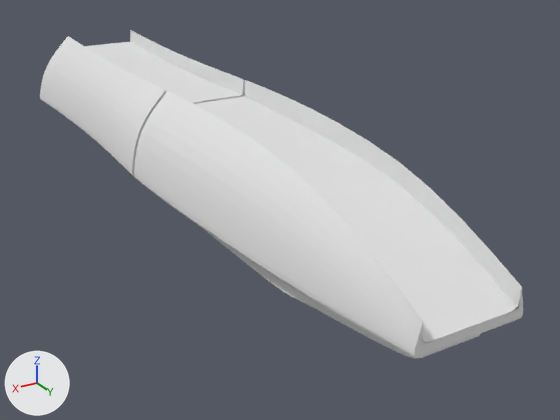
An edit to the Blender file BlenderFiles/RightHand/BrunelRightFinger.blend, drawn before and after from the same camera.
The view is the same before and after, from a 50 mm lens placed at (38.7, 121.7, 32.5), pointed at (-5.3, 48.3, -4.2). Arrows for +X, +Y and +Z are at lower left; the lights stay in place.

Names of what the first picture shows: 'Finger top cover distal', 'Finger top cover proximal'.
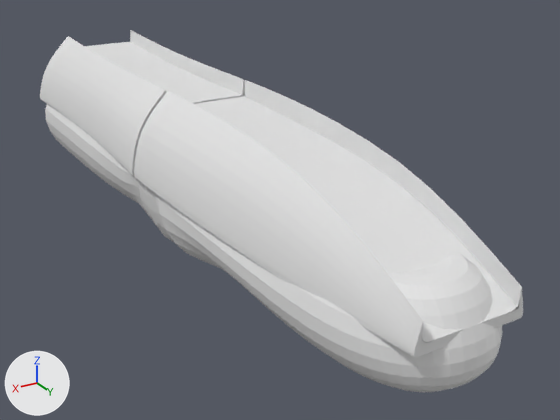
Commit message: Added Silicone cover

The change, as a list of edits to the scene's bpy script:
```text
Add me_silicone_cover:
    me_silicone_cover.from_pydata(...)  # 93 vertices, 73 faces; spans x 0.0..9.2, y 0.0..82.3, z -9.5..1.8
Add ob_silicone_cover:
    ob_silicone_cover = bpy.data.objects.new('Silicone cover', me_silicone_cover)
    ob_silicone_cover.location = (0.0, 2.0, 0.0)
    _vg = ob_silicone_cover.vertex_groups.new(name='Group')
    _vg.add([6, 13, 22, 24, 25, 26, 30, 31, 39, 41, 48, 52, 54, 58, 59, 60, 61, 62, 63, 64, 65, 66, 67, 68, 69, 70, 71, 72, 73, 74, 75, 76, 77, 78, 79, 80, 81, 82, 83, 84, 85, 86, 87, 88, 89, 90, 91, 92], 1.0, 'REPLACE')
    _m = ob_silicone_cover.modifiers.new('Mirror', 'MIRROR')
    _m = ob_silicone_cover.modifiers.new('Solidify', 'SOLIDIFY')
    _m.thickness = 3.0
    _m.thickness_vertex_group = 0.5
    _m.offset = 1.0
    _m.vertex_group = 'Group'
    _m.invert_vertex_group = True
    _m.nonmanifold_thickness_mode = 'FIXED'
    _m.nonmanifold_merge_threshold = 0.0003
    _m = ob_silicone_cover.modifiers.new('Subsurf', 'SUBSURF')
    _m.levels = 3
    _m.render_levels = 3
```

Where the change shows, as pixel boxes (x1, y1, x2, y2) in the pictures (560 x 420 px):
'Silicone cover', added
    after: (45, 104, 502, 392)
